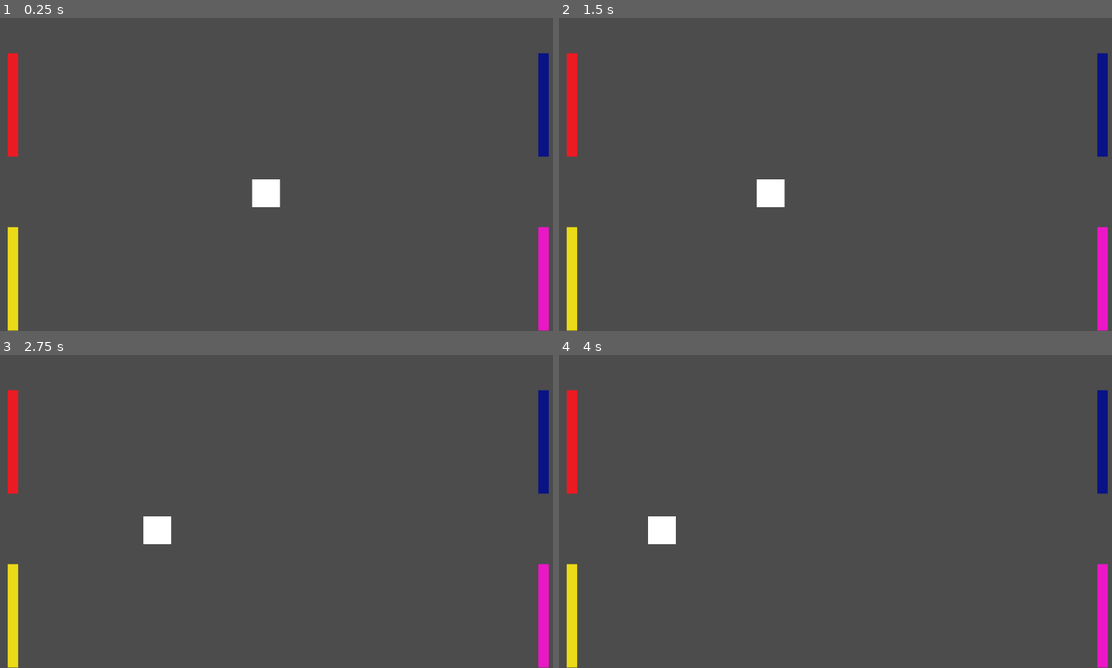
Above: before the commit, frames 1-4 (two rows, left to right).
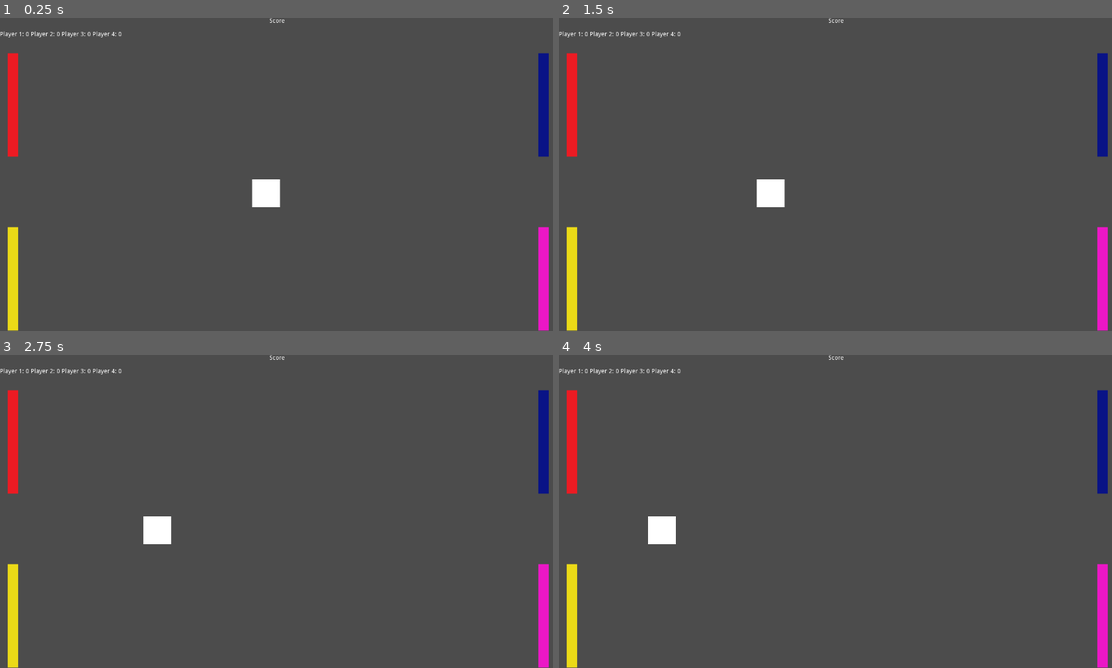
Above: after the commit, the same moments.

Repository: devmcclu/Pong2-Electric-Boogalo
Game: Godot game, scene res://Main.tscn
Two runs of this game, one before a commit and one after it. Both use one fixed random seed, a clock stepped at 60 frames per second and the inputs below.
Inputs:
- Up to frame 1 (0.25 s): no input
- Up to frame 2 (1.5 s): no input
- Up to frame 3 (2.75 s): no input
- Up to frame 4 (4 s): no input

The runs differ from the first frame. In frame 1, 0.2% of the frame differs, in the area x 0-52%, y 0-7%; in frame 2, 0.2%; in frame 3, 0.2%; in frame 4, 0.2%.

Commit message:
Create UI components for scoring

Diff:
--- a/Main.tscn
+++ b/Main.tscn
@@ -22,6 +22,8 @@
 
 [node name="Players" type="Node2D" parent="." index="0"]
 
+editor/display_folded = true
+
 [node name="player_1" type="Area2D" parent="Players" index="0"]
 
 position = Vector2( 30, 200 )
@@ -173,6 +175,146 @@
 
 shape = SubResource( 2 )
 
+[node name="CanvasLayer" type="CanvasLayer" parent="." index="2"]
+
+layer = 1
+offset = Vector2( 0, 0 )
+rotation = 0.0
+scale = Vector2( 1, 1 )
+transform = Transform2D( 1, 0, 0, 1, 0, 0 )
+
+[node name="Container" type="Container" parent="CanvasLayer" index="0"]
+
+anchor_left = 0.0
+anchor_top = 0.0
+anchor_right = 1.0
+anchor_bottom = 1.0
+rect_pivot_offset = Vector2( 0, 0 )
+rect_clip_content = false
+mouse_filter = 0
+mouse_default_cursor_shape = 0
+size_flags_horizontal = 1
+size_flags_vertical = 1
+
+[node name="Score" type="Label" parent="CanvasLayer/Container" index="0"]
+
+anchor_left = 0.5
+anchor_top = 0.0
+anchor_right = 0.5
+anchor_bottom = 0.0
+margin_left = -20.0
+margin_right = 20.0
+margin_bottom = 14.0
+rect_pivot_offset = Vector2( 0, 0 )
+rect_clip_content = false
+mouse_filter = 2
+mouse_default_cursor_shape = 0
+size_flags_horizontal = 1
+size_flags_vertical = 4
+text = "Score"
+percent_visible = 1.0
+lines_skipped = 0
+max_lines_visible = -1
+
+[node name="HBoxContainer" type="HBoxContainer" parent="CanvasLayer/Container" index="1"]
+
+anchor_left = 0.0
+anchor_top = 0.0
+anchor_right = 1.0
+anchor_bottom = 0.0
+margin_bottom = 76.0
+rect_pivot_offset = Vector2( 0, 0 )
+rect_clip_content = false
+mouse_filter = 1
+mouse_default_cursor_shape = 0
+size_flags_horizontal = 3
+size_flags_vertical = 1
+alignment = 0
+_sections_unfolded = [ "Focus", "Grow Direction", "Hint", "Margin", "Rect", "Size Flags" ]
+
+[node name="player_1_score" type="Label" parent="CanvasLayer/Container/HBoxContainer" index="0"]
+
+anchor_left = 0.0
+anchor_top = 0.0
+anchor_right = 0.0
+anchor_bottom = 0.0
+margin_top = 31.0
+margin_right = 67.0
+margin_bottom = 45.0
+rect_pivot_offset = Vector2( 0, 0 )
+rect_clip_content = false
+mouse_filter = 2
+mouse_default_cursor_shape = 0
+size_flags_horizontal = 1
+size_flags_vertical = 4
+text = "Player 1: 0"
+percent_visible = 1.0
+lines_skipped = 0
+max_lines_visible = -1
+
+[node name="player_2_score" type="Label" parent="CanvasLayer/Container/HBoxContainer" index="1"]
+
+anchor_left = 0.0
+anchor_top = 0.0
+anchor_right = 0.0
+anchor_bottom = 0.0
+margin_left = 71.0
+margin_top = 31.0
+margin_right = 138.0
+margin_bottom = 45.0
+rect_pivot_offset = Vector2( 0, 0 )
+rect_clip_content = false
+mouse_filter = 2
+mouse_default_cursor_shape = 0
+size_flags_horizontal = 1
+size_flags_vertical = 4
+text = "Player 2: 0"
+percent_visible = 1.0
+lines_skipped = 0
+max_lines_visible = -1
+
+[node name="player_3_score" type="Label" parent="CanvasLayer/Container/HBoxContainer" index="2"]
+
+anchor_left = 0.0
+anchor_top = 0.0
+anchor_right = 0.0
+anchor_bottom = 0.0
+margin_left = 142.0
+margin_top = 31.0
+margin_right = 209.0
+margin_bottom = 45.0
+rect_pivot_offset = Vector2( 0, 0 )
+rect_clip_content = false
+mouse_filter = 2
+mouse_default_cursor_shape = 0
+size_flags_horizontal = 1
+size_flags_vertical = 4
+text = "Player 3: 0"
+percent_visible = 1.0
+lines_skipped = 0
+max_lines_visible = -1
+
+[node name="player_4_score" type="Label" parent="CanvasLayer/Container/HBoxContainer" index="3"]
+
+anchor_left = 0.0
+anchor_top = 0.0
+anchor_right = 0.0
+anchor_bottom = 0.0
+margin_left = 213.0
+margin_top = 31.0
+margin_right = 280.0
+margin_bottom = 45.0
+rect_pivot_offset = Vector2( 0, 0 )
+rect_clip_content = false
+mouse_filter = 2
+mouse_default_cursor_shape = 0
+size_flags_horizontal = 1
+size_flags_vertical = 4
+text = "Player 4: 0"
+percent_visible = 1.0
+lines_skipped = 0
+max_lines_visible = -1
+
 [connection signal="area_entered" from="Players/player_1" to="Players/player_1" method="_on_area_entered"]
 
 [connection signal="area_entered" from="Players/player_2" to="Players/player_2" method="_on_area_entered"]
